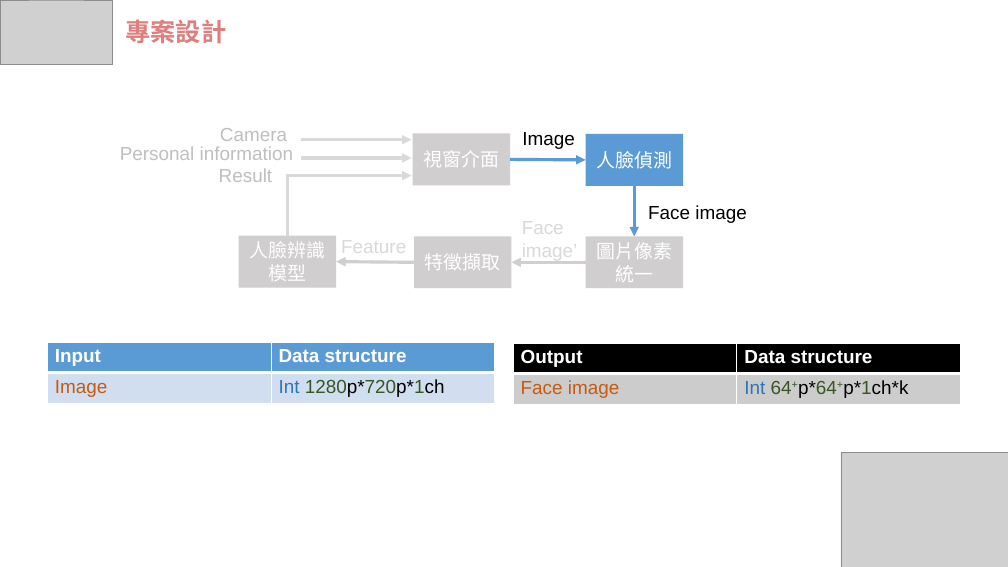
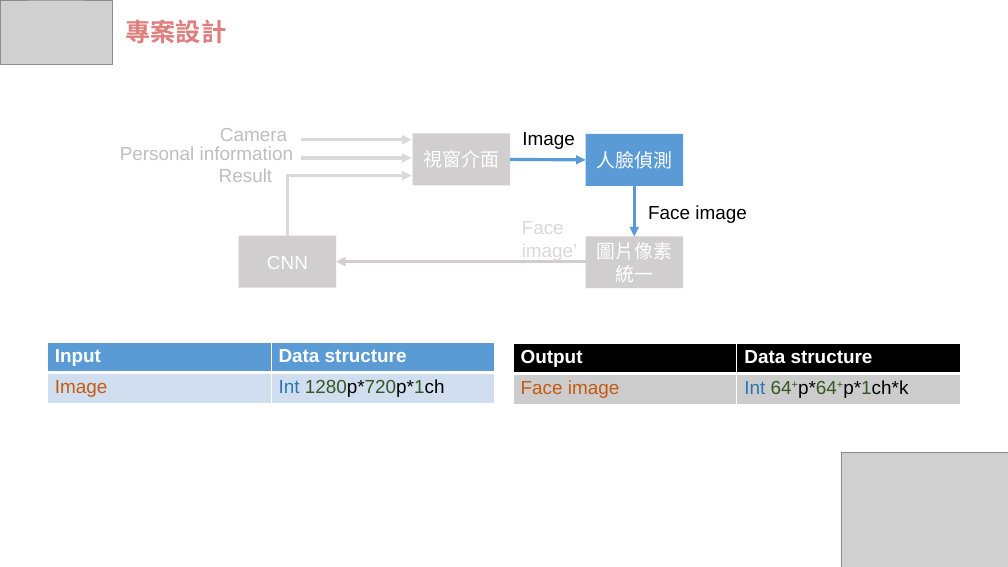
Before and after one commit to wasteee/Embedded-Image-Processing-final, a slide deck: slide 13 of IP_FRS.pptx. Drawn at 1008x567 pixels with LibreOffice and Linux fonts; fonts in the diff are those of the drawing; grey boxes stand for pictures. Boxes give left, top, right and bottom in pixels: in the first picture for what was removed or moved away, otherwise in the second. Text is boxed around its words. In the diff, an @@ line names an element or a change of style, - is before the commit and + after.

```diff
--- a/IP_FRS.pptx
+++ b/IP_FRS.pptx
@@ text removed at [341, 236, 406, 257] @@
-Feature
@@ rectangle removed at [414, 237, 512, 289] @@
-特徵擷取
@@ text in rectangle at [267, 256, 308, 269]: text changed @@
-人臉辨識模型
+CNN
@@ arrow moved from (414, 262) - (337, 262) to (586, 262) - (337, 262) @@
@@ arrow removed from (586, 262) to (512, 262) @@
```
Also in this commit, not shown: 6 other slides changed, 1 slide added, 1 slide removed.
